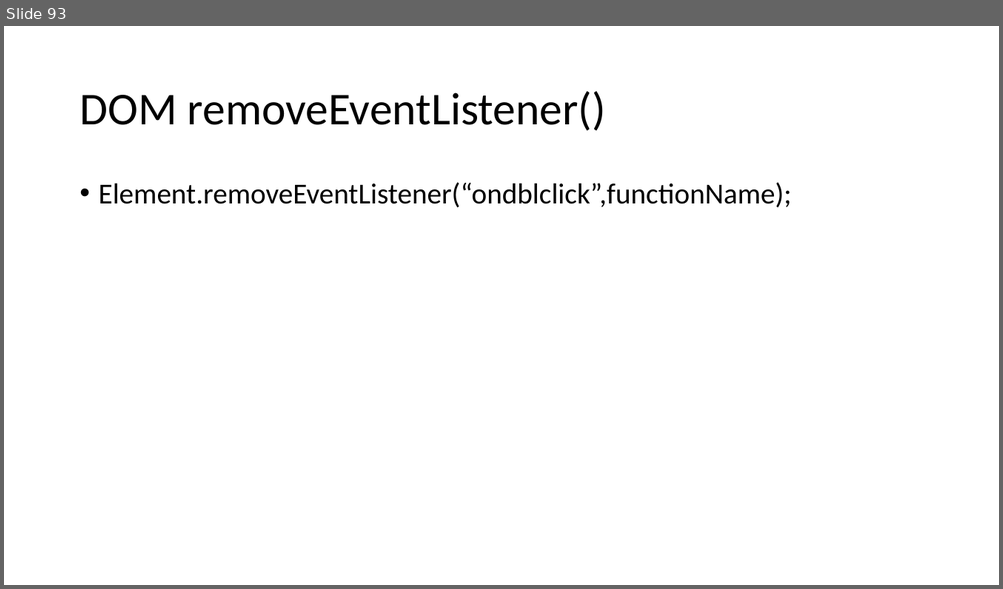
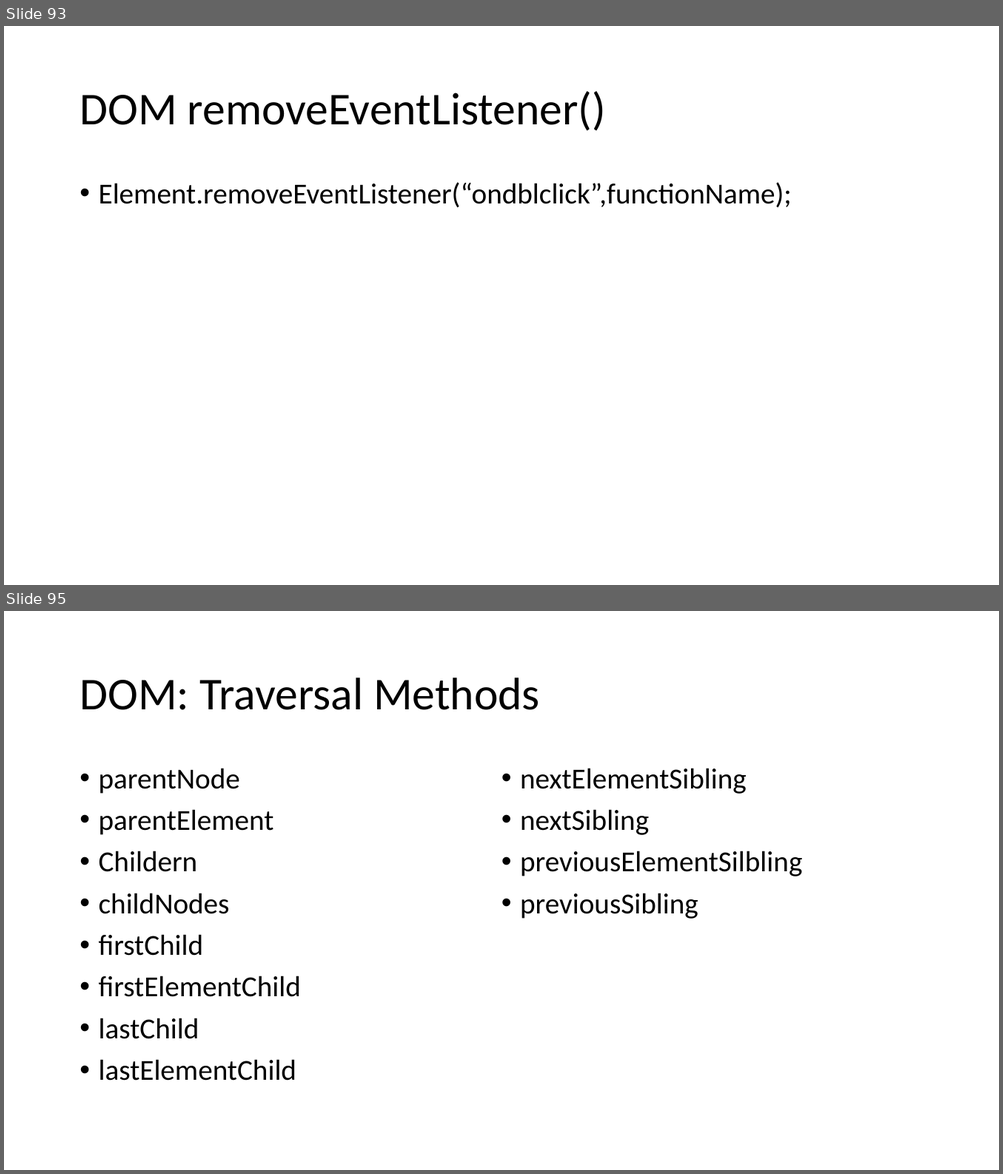
Before and after one commit to PiyushChaturvedii/Batch04, a slide deck: JavaScript.pptx. Shown one above the other, each under a label of ours: slide 93 before the commit, slides 93 and 95 after it; the slides between them are not shown. The pictures are 1003x589 and 1003x1174 pixels, drawn with LibreOffice and Linux fonts; fonts in the diff are those of the drawing. Boxes give left, top, right and bottom in pixels: in the first picture for what was removed or moved away, otherwise in the second. Text is boxed around its words. In the diff, an @@ line names an element or a change of style, - is before the commit and + after.

```diff
--- a/JavaScript.pptx
+++ b/JavaScript.pptx
@@ slide 95 added at <box>4,611,999,1170</box>, background #FFFFFF @@
@@ title added at <box>79,678,540,710</box>, 44 pt, text #000000 @@
+DOM: Traversal Methods
@@ text added at <box>99,768,802,1081</box>, 28 pt, text #000000 @@
+• parentNode
+• parentElement
+• Childern
+• childNodes
+• firstChild
+• firstElementChild
+• lastChild
+• lastElementChild
+• nextElementSibling
+• nextSibling
+• previousElementSilbling
+• previousSibling
```
Also in this commit, not shown: 1 slide changed, 1 other slide added, 4 other files.
